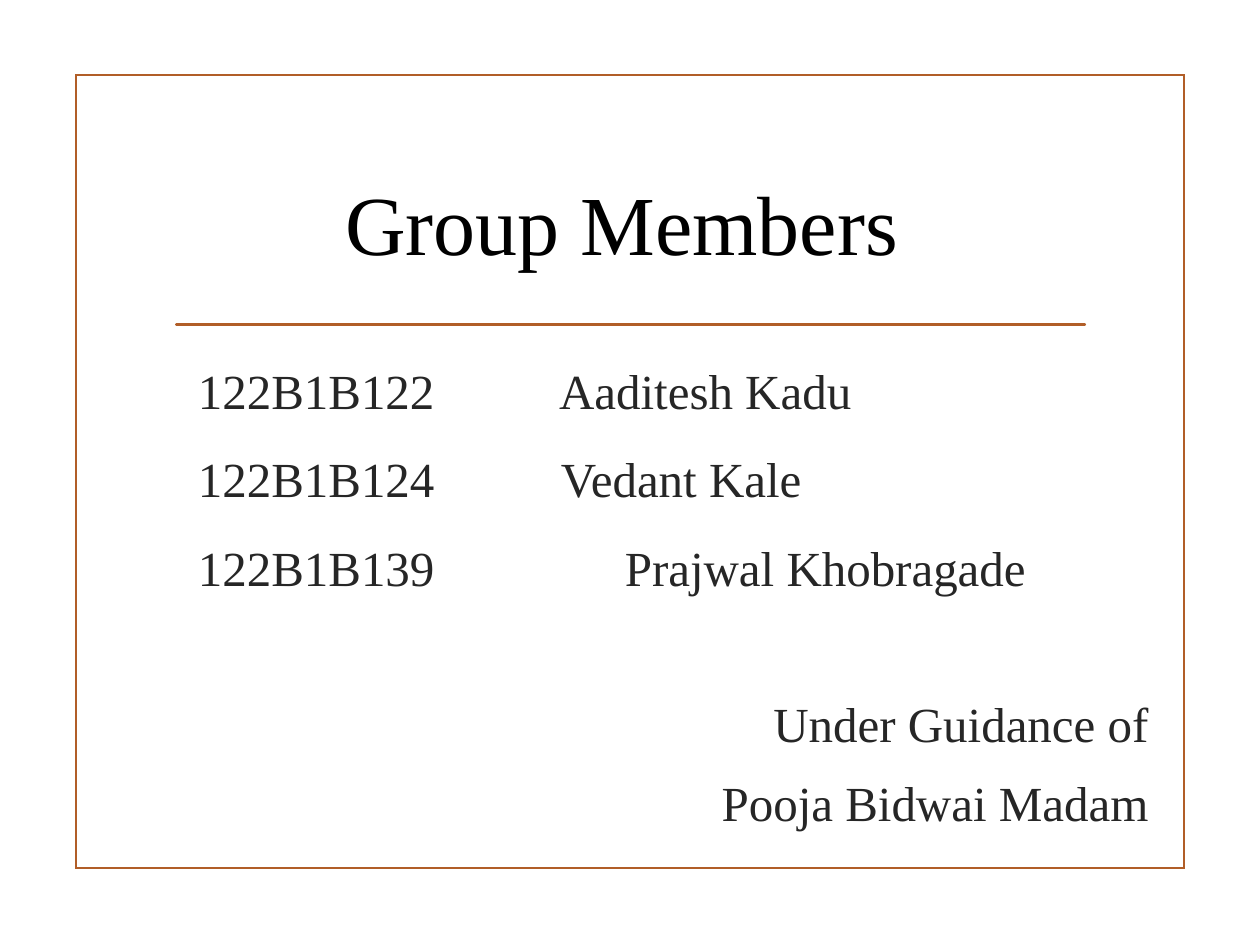
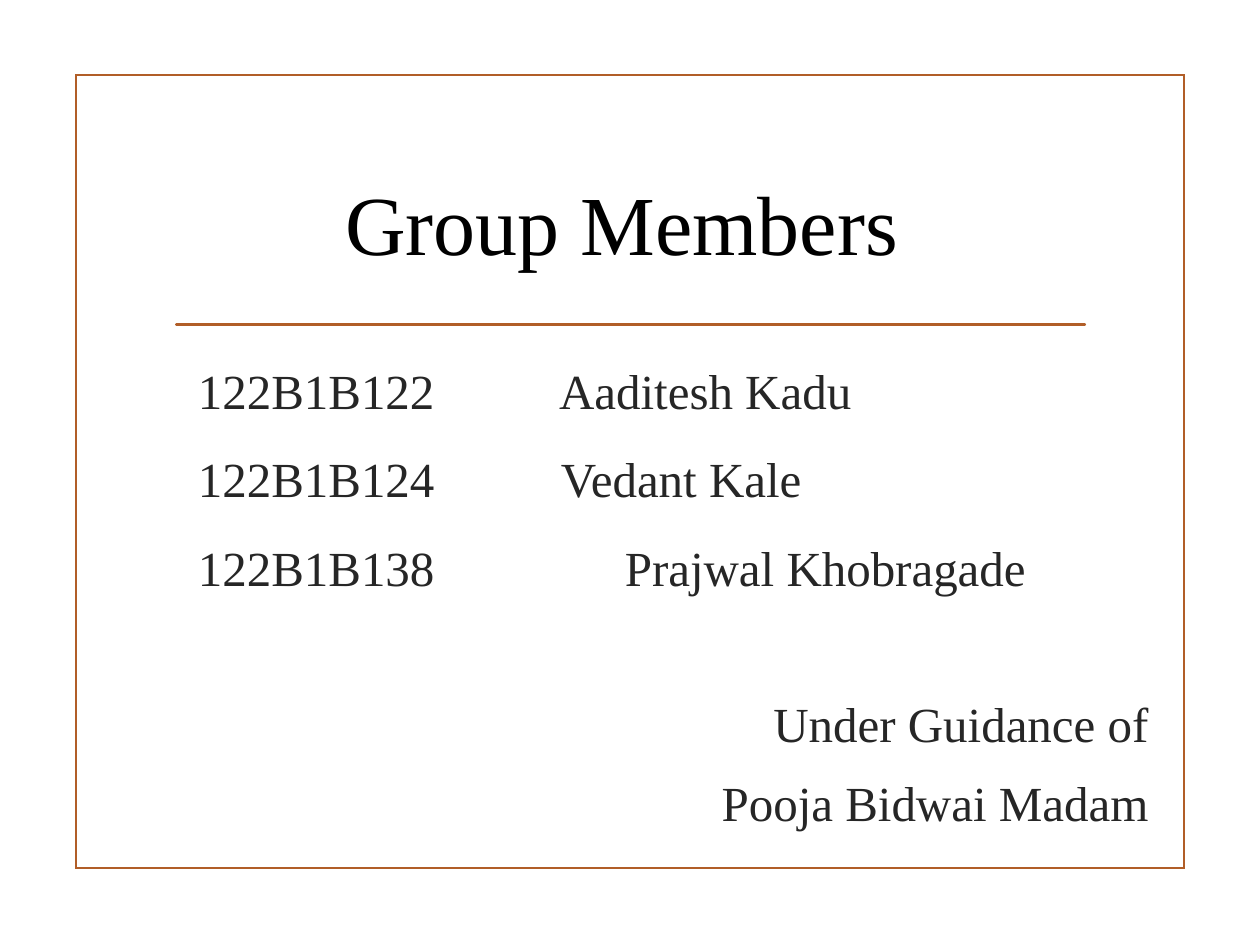
Before and after one commit to VedantKale106/BI-FA2, a slide deck: slide 2 of Amazon_Reviews_BI_Project.pptx. Drawn at 1260x945 pixels with LibreOffice and Linux fonts; fonts in the diff are those of the drawing; background and template pictures are left out. Boxes give left, top, right and bottom in pixels: in the first picture for what was removed or moved away, otherwise in the second. Text is boxed around its words. In the diff, an @@ line names an element or a change of style, - is before the commit and + after.

Commit message:
Prajwal Roll NO Edited

```diff
--- a/Amazon_Reviews_BI_Project.pptx
+++ b/Amazon_Reviews_BI_Project.pptx
@@ title at [198,375,1026,595]: text changed @@
-122B1B122 Aaditesh Kadu
-122B1B124 Vedant Kale
-122B1B139 Prajwal Khobragade
+122B1B122 Aaditesh Kadu
+122B1B124 Vedant Kale
+122B1B138 Prajwal Khobragade
```
Also in this commit, not shown: 1 other file.
